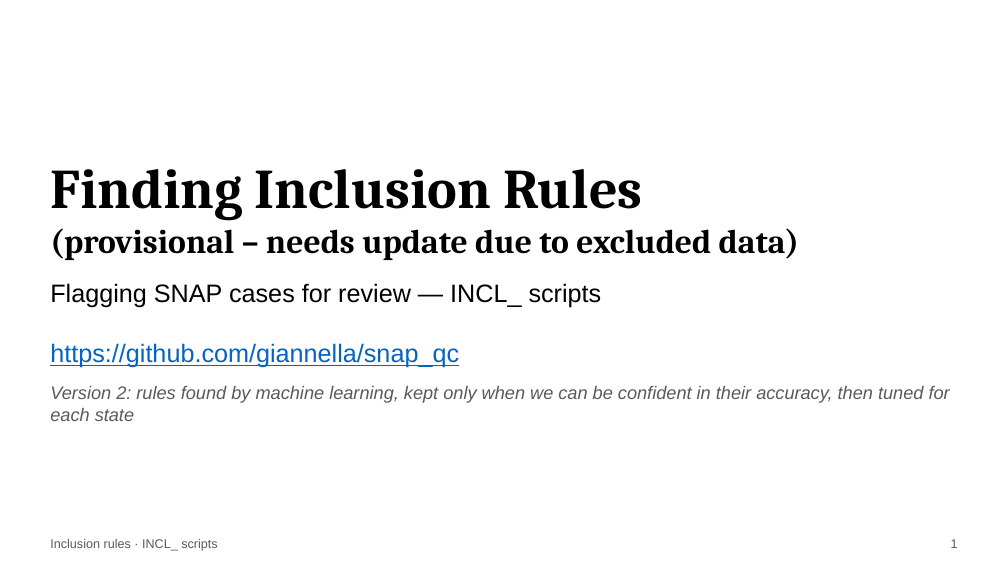
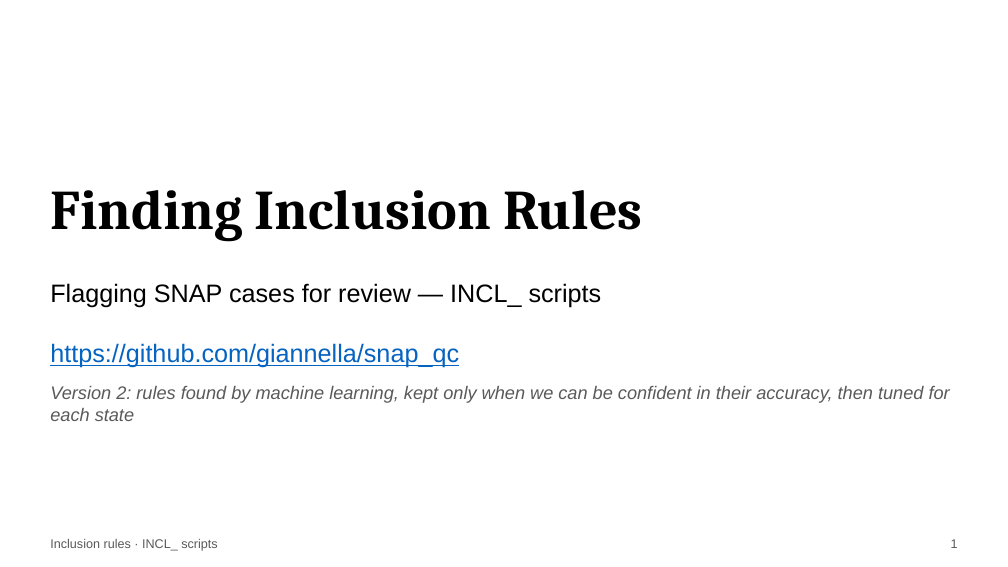
Before and after one commit to giannella/snap_qc, a slide deck: slide 1 of how_to_use_the_snap_qc_inclusion_rules_scripts.pptx. Drawn at 1008x567 pixels with LibreOffice and Linux fonts; fonts in the diff are those of the drawing. Boxes give left, top, right and bottom in pixels: in the first picture for what was removed or moved away, otherwise in the second. Text is boxed around its words. In the diff, an @@ line names an element or a change of style, - is before the commit and + after.

```diff
--- a/how_to_use_the_snap_qc_inclusion_rules_scripts.pptx
+++ b/how_to_use_the_snap_qc_inclusion_rules_scripts.pptx
@@ text at (50, 228, 799, 260): paragraph removed @@
-(provisional – needs update due to excluded data)
```
Also in this commit, not shown: 2 other slides changed.
